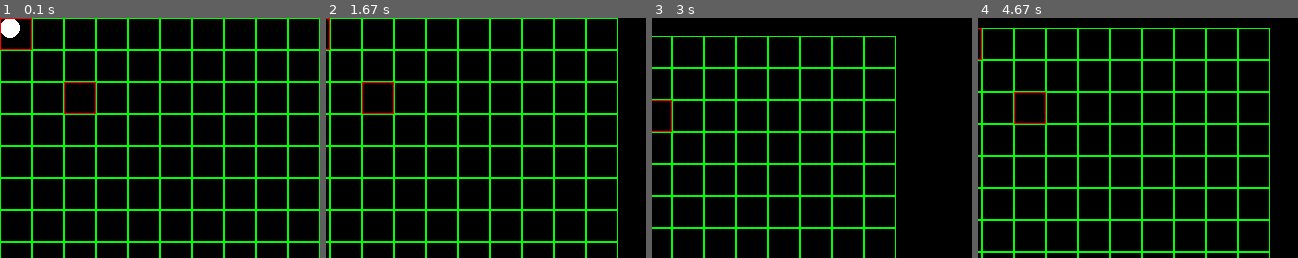
Above: before the commit, frames 1-4 (left to right).
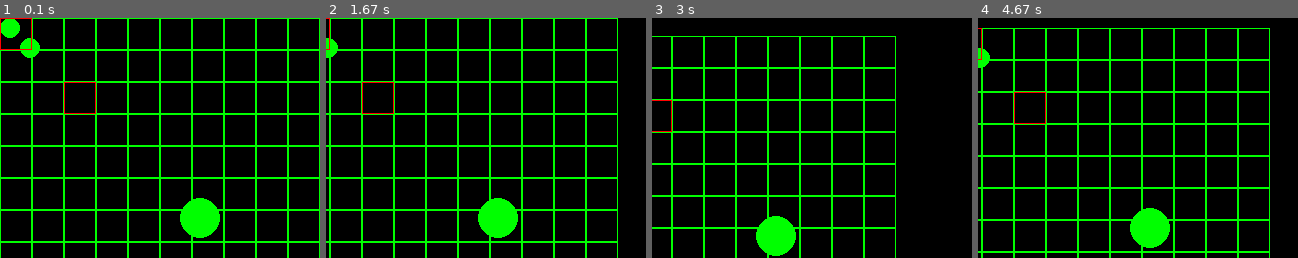
Above: after the commit, the same moments.

Repository: Xitog/tallentaa
Game: pygame game, started from trunk/projet_rts/python/rts.py
The game is run twice, just before and just after one commit, with the same random seed, the same clock (stepped at 60 frames per second) and the same inputs. The source is Python 2; it was converted automatically to run under Python 3.
Inputs (mouse positions are in pixels of both pictures, inside the frame that each line leads up to):
- Up to frame 1 (0.1 s): no input
- Up to frame 2 (1.67 s): hold Shift 0.33-0.8 s; hold Right 0.33-0.8 s; click (332, 46) at 0.88 s; press the mouse at (498, 217) at 1.2 s; move the mouse to (431, 140) at 1.3 s; release the mouse at (364, 61) at 1.43 s; right-click (434, 58) at 1.55 s
- Up to frame 3 (3 s): hold Right 1.83-2.3 s; hold Up 2.33-2.63 s; hold Right from 2.67 s (still down)
- Up to frame 4 (4.67 s): release Right at 3.13 s; hold Left 3.17-3.7 s; hold Down 3.73-4.03 s; hold Left 4.07-4.47 s; hold Up from 4.5 s (still down)

The runs differ from the first frame. In frame 1, 2.1% of the frame differs, in the area x 0-69%, y 0-92%; in frame 2, 1.6%; in frame 3, 1.4%; in frame 4, 1.6%.

Commit message:
RTS INDEX

Diff:
--- a/trunk/projet_rts/python/rts.py
+++ b/trunk/projet_rts/python/rts.py
@@ -6,14 +6,15 @@
 # div X et Y / 32 -> donne le carre ou on est.
 # remultiplie par 32 -> donne la ou on commence a afficher
 
-import pygame, sys
+import pygame, sys, math
 from pygame.locals import *
 
 pygame.init()
-
 size = width, height = 320, 240
-
 screen = pygame.display.set_mode(size)
+
+#-----------------------------------------------------------------------
+# Scrolling
 
 X = 0
 Y = 0
@@ -23,7 +24,84 @@
 up = False
 down = False
 
-view_left_up = (0,0)
+SCROLL_MOD = 1
+
+#-----------------------------------------------------------------------
+# Selection
+
+add_mod = False
+
+units = []
+selected = []
+
+#MAX_VIEW_X = 10
+#MAX_VIEW_Y = 8
+
+#-----------------------------------------------------------------------
+
+class Order:
+
+    def __init__(self, kind=None, x=None, y=None, target=None):
+        self.x = x
+        self.y = y
+        self.target = target
+        self.kind = kind
+
+#-----------------------------------------------------------------------
+
+class Unit:
+
+    def __init__(self, x, y, size):
+        self.x = x
+        self.y = y
+        self.size = size
+        self.orders = []
+
+    def update(self):
+        #print 'update ', len(self.orders)
+        if len(self.orders) > 0:
+            o = self.orders[0]
+            #print o.kind
+            if o.kind == 'go':
+                self.go(o.x, o.y)
+
+    def order(self, o):
+        #print 'order'
+        self.orders = [o]
+
+    def go(self, x, y):
+        nx = self.x
+        ny = self.y
+
+        #print 'go', x, y, 'from', self.x, self.y
+        if x > self.x: nx += 1
+        elif x < self.x: nx -= 1
+        if y > self.y : ny += 1
+        elif y < self.y: ny -= 1
+
+        coll = False
+        for u in units:
+            if u == self: continue
+            distance = math.sqrt((u.x-nx)**2 + (u.y-ny)**2)
+            if distance < self.size + u.size:
+                coll = True
+                break
+        if not coll:
+            self.x = nx
+            self.y = ny
+
+#-----------------------------------------------------------------------
+# Tools
+
+def select(x, y):
+    global units
+    for u in units:
+        if x >= u.x-u.size and x <= u.x + u.size and y >= u.y-u.size and y <= u.y+u.size:
+            return u
+    return False
+
+#-----------------------------------------------------------------------
+# Current setting
 
 my_map = [
     [1,0,0,0,0,0,0,0,0,0],
@@ -41,10 +119,9 @@
 MAP_X = 10
 MAP_Y = 10
 
-#MAX_VIEW_X = 10
-#MAX_VIEW_Y = 8
-
-SCROLL_MOD = 1
+units.append(Unit(10, 10, 10))
+units.append(Unit(30, 30, 10))
+units.append(Unit(200,200,20))
 
 while 1:
 
@@ -65,6 +142,8 @@
                 left= True
             elif event.key == K_RIGHT:
                 right = True
+            elif event.key == K_LSHIFT:
+                add_mod = True
         elif event.type == KEYUP:
             if event.key == K_DOWN:
                 down = False
@@ -74,11 +153,29 @@
                 left = False
             elif event.key == K_RIGHT:
                 right = False
+            elif event.key == K_LSHIFT:
+                add_mod = False
             elif event.key == K_SPACE:
                 SCROLL_MOD += 1
-        elif event.type == MOUSEBUTTONDOWN:
-            if mx32 in range(0, MAP_X) and my32 in range(0, MAP_Y):
-                print my_map[mx32][my32]
+        elif event.type == MOUSEBUTTONUP:
+            if event.button == 1:
+                if mx32 in range(0, MAP_X) and my32 in range(0, MAP_Y):
+                    print my_map[mx32][my32]
+                if select(mx-X, my-Y):
+                    u = select(mx-X, my-Y)
+                    print u
+                    if add_mod:
+                        selected.append(u)
+                    else:
+                        selected = [u]
+                else:
+                    selected = []
+            elif event.button == 3:
+                print 'button 2'
+                for u in selected:
+                    u.order(Order('go', mx-X, my-Y))
+            elif event.button == 2:
+                print 'button 3'
 
     if left:
         X+=SCROLL_MOD
@@ -93,7 +190,18 @@
 
     screen.fill(Color(0, 0, 0, 255))
 
-    pygame.draw.circle(screen, Color(255, 255, 255, 255), (10+X, 10+Y), 10, 0)
+    for u in units:
+        u.update()
+
+        if u in selected:
+            c = Color(0, 0, 255, 255)
+            if len(u.orders) > 0:
+                if u.orders[0].kind == 'go':
+                    pygame.draw.circle(screen, c, (u.orders[0].x+X, u.orders[0].y+Y), 5, 0)
+                    pygame.draw.line(screen, c, (u.x+X, u.y+Y), (u.orders[0].x+X, u.orders[0].y+Y), 1)
+        else:
+            c = Color(0, 255, 0, 255)
+        pygame.draw.circle(screen, c, (u.x+X, u.y+Y), u.size, 0)
 
     for yy in range(0, MAP_Y):
         for xx in range(0, MAP_X):
Not shown, changed: trunk/web/dgx_alwaysdata/index.html
